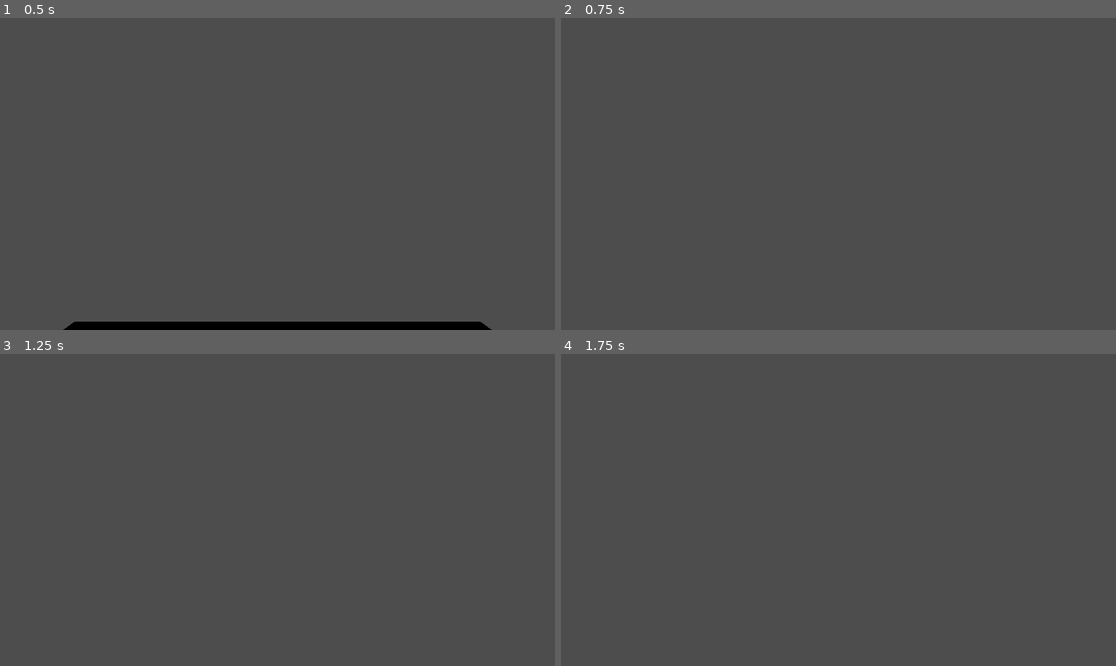
Above: before the commit, frames 1-4 (two rows, left to right).
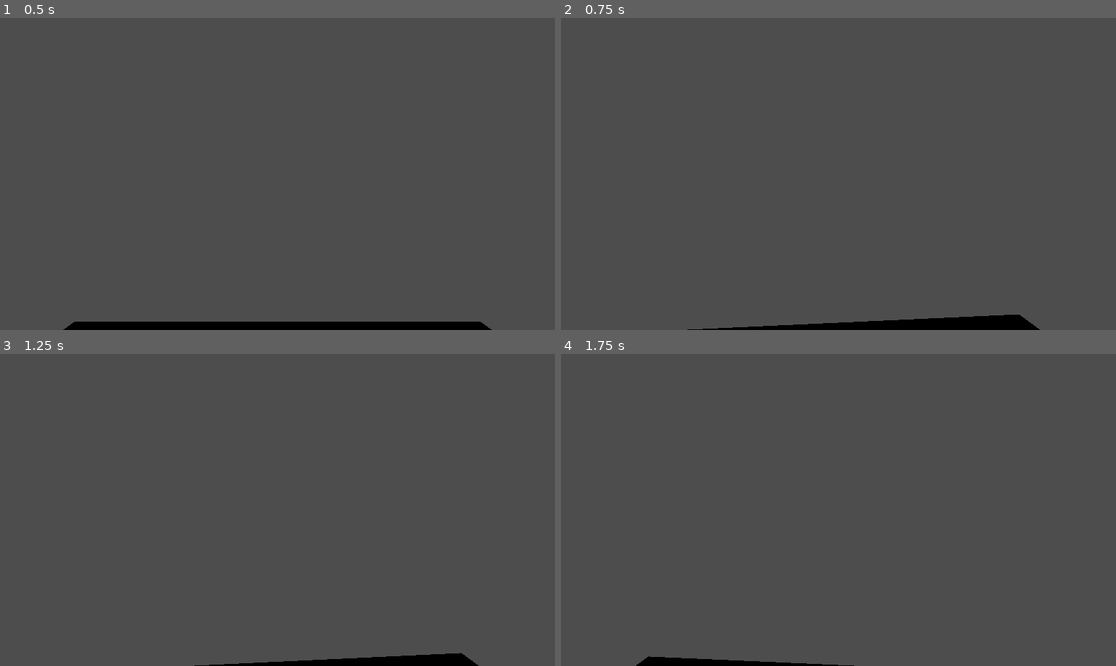
Above: after the commit, the same moments.

Repository: Gavin-Niederman/Binary-Systems
Game: Godot game, scene res://main.tscn
Two runs of this game, one before a commit and one after it. Both use one fixed random seed, a clock stepped at 60 frames per second and the inputs below.
Inputs (mouse positions are in pixels of both pictures, inside the frame that each line leads up to):
- Up to frame 1 (0.5 s): no input
- Up to frame 2 (0.75 s): tap Enter at 0.5 s; move the mouse to (866, 174) at 0.52 s; hold W (forward) from 0.53 s (still down)
- Up to frame 3 (1.25 s): keep holding W (forward)
- Up to frame 4 (1.75 s): keep holding W (forward); move the mouse to (810, 510) at 1.27 s

Frame 1 is identical in both runs. In frame 2, 1.6% of the frame differs, in the area x 22-87%, y 95-100%; in frame 3, 1.1%; in frame 4, 0.6%.

Commit message:
movement workys sorta tiwn

Diff:
--- a/player.gd
+++ b/player.gd
@@ -15,6 +15,7 @@
 	Input.mouse_mode = Input.MOUSE_MODE_CAPTURED
 
 func _input(event: InputEvent) -> void:
+
 	var new_movement_vec = Vector2(
 		Input.get_action_strength("left") - Input.get_action_strength("right"),
 		Input.get_action_strength("forward") - Input.get_action_strength("back")
@@ -26,17 +27,23 @@
 		var delta_y = event.relative.y
 
 		var rot = quaternion.get_euler()
-		rot.y += delta_x / 1000
+		rot.y += -delta_x / 1000
 		quaternion = Quaternion.from_euler(rot)
+
+	if Input.is_action_just_pressed("ui_cancel"):
+		if Input.mouse_mode == Input.MOUSE_MODE_VISIBLE:
+			Input.mouse_mode = Input.MOUSE_MODE_CAPTURED
+		else:
+			Input.mouse_mode = Input.MOUSE_MODE_VISIBLE
 
 func vec2_to_vec3(vec2: Vector2) -> Vector3:
 	return Vector3(vec2.x, 0, vec2.y)
 
 func _physics_process(delta: float) -> void:
-	var desired_movement = vec2_to_vec3(movement_vector.rotated(quaternion.get_euler().y))
+	var desired_movement = vec2_to_vec3(movement_vector.rotated(-quaternion.get_euler().y))
 	var horizontal_velocity = Vector3(view_vector.x, 0, view_vector.z)
 
 	# no grounded check yet
-	var movement = velocity.lerp(desired_movement * movement_speed, ground_acceleration)
+	var movement = velocity.lerp(desired_movement * movement_speed, ground_acceleration * delta)
 
 	position += movement
